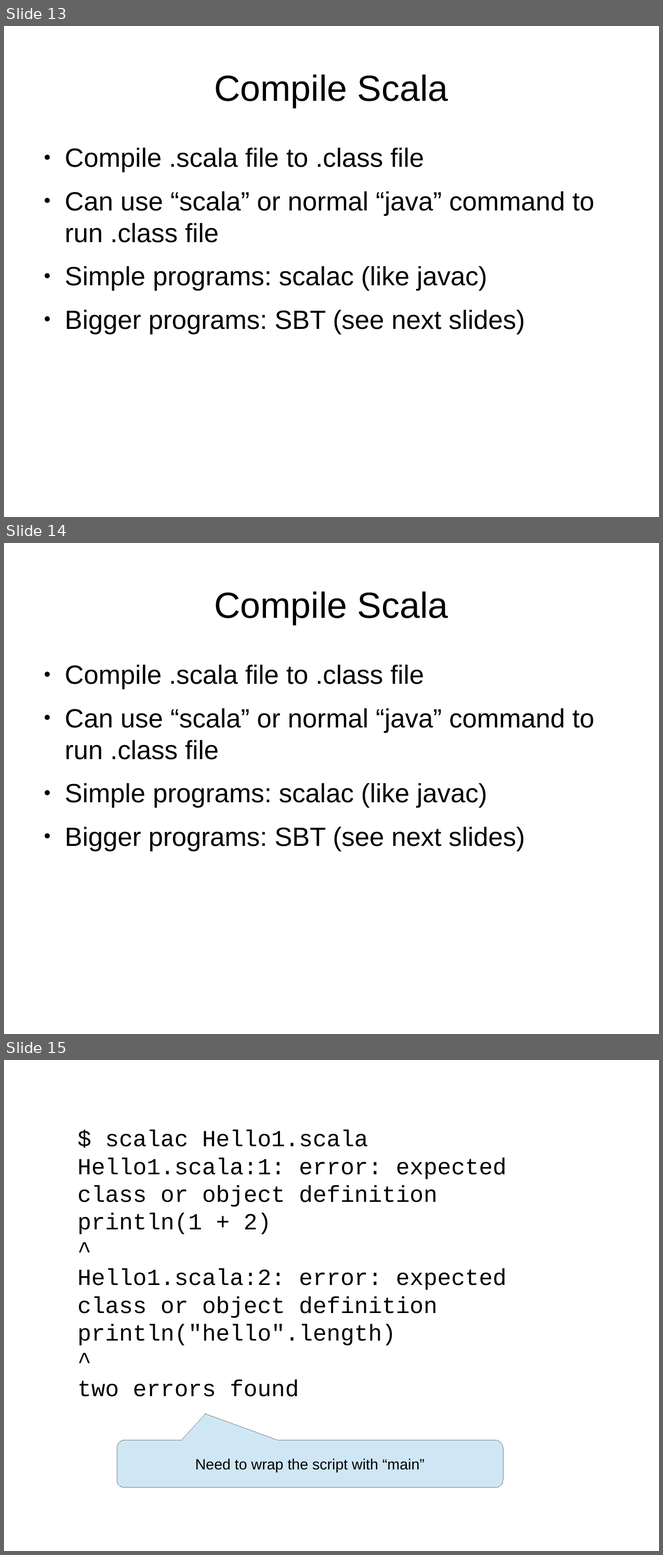
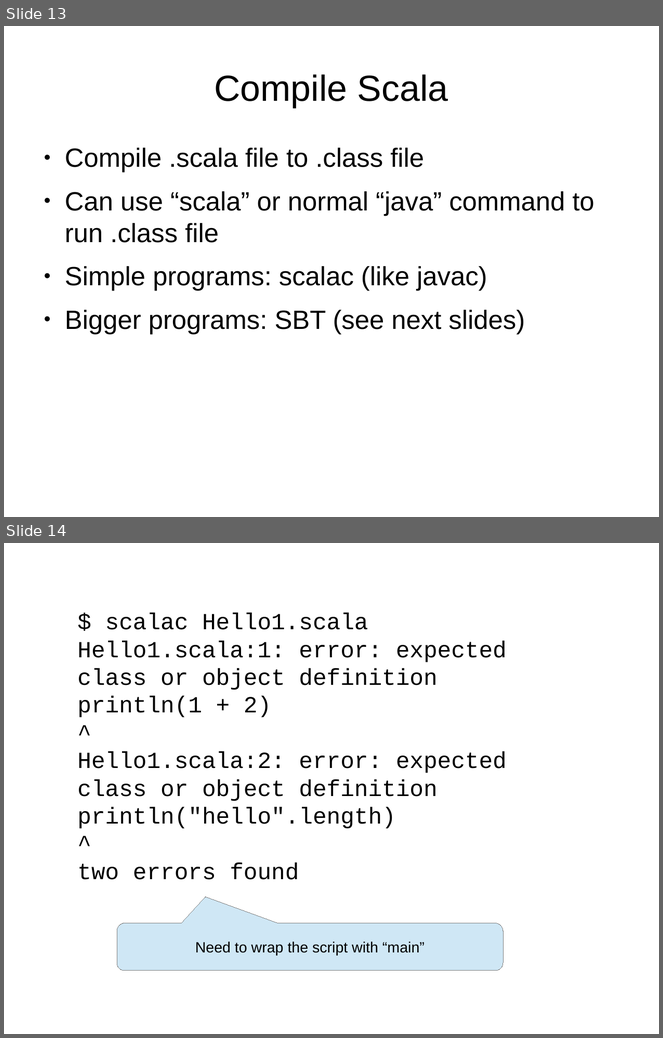
Before and after one commit to ngocdaothanh/sclart, a slide deck: sclart.odp. Shown one above the other, each under a label of ours: slides 13, 14 and 15 before the commit, slides 13 and 14 after it. The pictures are 663x1555 and 663x1038 pixels, drawn with LibreOffice and Linux fonts; fonts in the diff are those of the drawing. Boxes give left, top, right and bottom in pixels: in the first picture for what was removed or moved away, otherwise in the second. Text is boxed around its words. In the diff, an @@ line names an element or a change of style, - is before the commit and + after.

Commit message:
Remove dupliate slide

```diff
--- a/sclart.odp
+++ b/sclart.odp
@@ slide 14 removed at [4, 543, 659, 1034], background #FFFFFF @@
@@ title removed at [215, 591, 449, 625] @@
-Compile Scala
@@ text removed at [65, 665, 594, 851] @@
-● Compile .scala file to .class file
-● Can use “scala” or normal “java” command to run .class file
-● Simple programs: scalac (like javac)
-● Bigger programs: SBT (see next slides)
@@ what was slide 15 is now slide 14 @@
```
